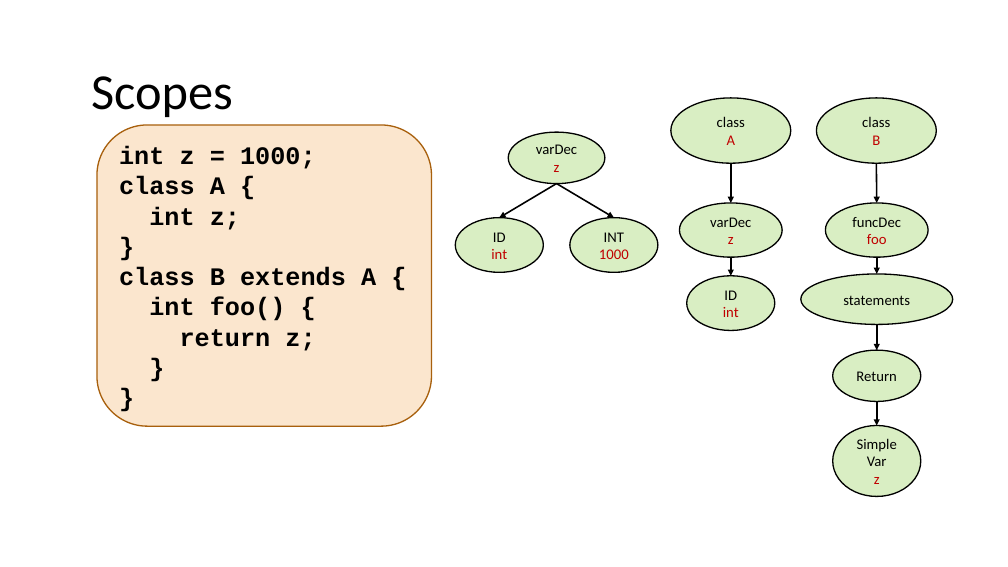
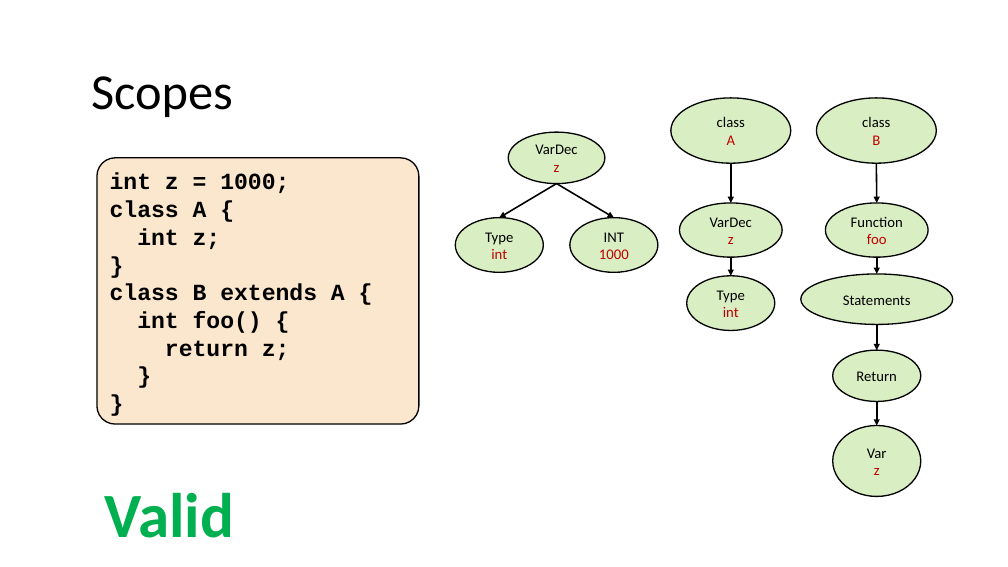
Before and after one commit to nivshani/compilation, a slide deck: slide 131 of slides/semantic.pptx (slide 128 before the commit). Drawn at 1008x567 pixels with LibreOffice and Linux fonts; fonts in the diff are those of the drawing. Boxes give left, top, right and bottom in pixels: in the first picture for what was removed or moved away, otherwise in the second. Text is boxed around its words. In the diff, an @@ line names an element or a change of style, - is before the commit and + after.

```diff
--- a/slides/semantic.pptx
+++ b/slides/semantic.pptx
@@ text in ellipse at [535,144,577,154]: text changed @@
-varDec
+VarDec
@@ rounded rectangle "int z = 1000;": place and size @@
-rounded rectangle "int z = 1000;" at [97,125,432,426]
+rounded rectangle "int z = 1000;" at [97,158,419,424]
@@ rounded rectangle "int z = 1000;" at [97,158,419,424]: size 24 to 22 pt; vertical alignment middle to top; outline #A9610D 1.25 pt to #000000 1.25 pt; proportions changed @@
@@ text in ellipse at [485,232,513,245]: text changed @@
-ID
+Type
@@ text in ellipse at [710,217,752,227]: text changed @@
-varDec
+VarDec
@@ text in ellipse at [851,217,903,227]: text changed @@
-funcDec
+Function
@@ text in ellipse at [717,290,745,303]: text changed @@
-ID
+Type
@@ text in ellipse at [843,295,911,305]: text changed @@
-statements
+Statements
@@ text in ellipse at [857,438,897,452]: paragraph removed @@
-Simple
@@ text added at [104,492,233,538], 60 pt, text #00B050, bold @@
+Valid
```
Also in this commit, not shown: 112 other slides changed, 2 slides added, 1 other file.
